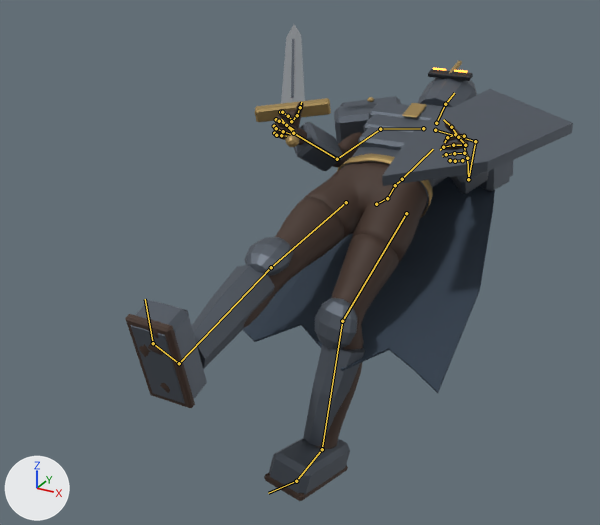
The FBX model MobileGame/Assets/Art/DarkFantasy/Models/Knight_Man.fbx, before and after one commit.
Both versions are drawn from a 50 mm camera at (1.08, -2.53, 1.98) aimed at (-0.24, -0.12, 0.77). Every picture has the same lights, and +X, +Y and +Z are marked at lower left. The picture after the commit comes second. Both versions are drawn at frame 38 of the action 'Knight_ManSkeleton|Death'; the numbers are the values there. The bones that change, and the others that lie on the model, are drawn over the model as lines.

The first picture shows 'Knight_Man'.
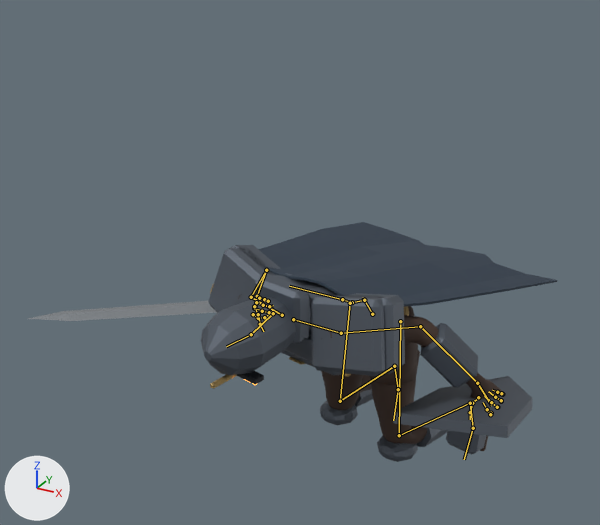
Pixel boxes (x1, y1, x2, y2) of what changed, in the pictures (600 x 525 px):
'Knight_Man', posed (18% wider, 49% shorter): before (125, 25, 573, 501); after (28, 222, 557, 462)
bone 'pelvis', root to tip: before (376, 204) to (389, 197); after (372, 314) to (363, 297)
bone 'spine_01', root to tip: before (387, 198) to (395, 185); after (364, 300) to (352, 302)
bone 'upperarm_l', root to tip: before (475, 141) to (468, 179); after (341, 333) to (420, 326)
bone 'upperarm_r', root to tip: before (380, 129) to (337, 159); after (251, 297) to (266, 270)
bone 'neck_01', root to tip: before (436, 123) to (445, 104); after (273, 313) to (251, 334)
bone 'thigh_l', root to tip: before (406, 213) to (342, 321); after (400, 321) to (399, 435)
bone 'calf_l', root to tip: before (342, 321) to (322, 449); after (399, 435) to (470, 403)
bone 'thigh_r', root to tip: before (346, 202) to (271, 267); after (350, 303) to (340, 401)
bone 'calf_r', root to tip: before (271, 267) to (179, 363); after (340, 401) to (394, 366)

The change, as a list of edits to the scene's bpy script:
```text
Change bone_pelvis:
    where bone_pelvis = bpy.data.objects['Knight_ManSkeleton'].pose.bones['pelvis']  # child of 'Root'
    bone_pelvis.location: (0.0, 0.0, 0.0) -> (0.0, -0.403, -0.15)
    bone_pelvis.rotation_quaternion: (0.793, -0.609, 0.0, 0.0) -> (0.882, 0.459, -0.104, 0.013)  # degrees (-75, 0, 0) -> degrees (55, -11, -4)
Change bone_spine_01:
    where bone_spine_01 = bpy.data.objects['Knight_ManSkeleton'].pose.bones['spine_01']  # child of 'pelvis'
    bone_spine_01.rotation_quaternion: (1.0, 0.0, 0.0, 0.0) -> (0.991, 0.13, 0.0, 0.0)  # degrees (0, 0, 0) -> degrees (15, 0, 0)
Change bone_upperarm_l:
    where bone_upperarm_l = bpy.data.objects['Knight_ManSkeleton'].pose.bones['upperarm_l']  # child of 'clavicle_l'
    bone_upperarm_l.rotation_quaternion: (0.97, -0.012, -0.002, -0.242) -> (0.989, -0.122, -0.055, -0.063)  # degrees (-1, -1, -28) -> degrees (-14, -7, -6)
Change bone_upperarm_r:
    where bone_upperarm_r = bpy.data.objects['Knight_ManSkeleton'].pose.bones['upperarm_r']  # child of 'clavicle_r'
    bone_upperarm_r.rotation_quaternion: (0.97, -0.012, 0.002, 0.242) -> (0.989, -0.122, 0.055, 0.063)  # degrees (-1, 1, 28) -> degrees (-14, 7, 6)
Change bone_neck_01:
    where bone_neck_01 = bpy.data.objects['Knight_ManSkeleton'].pose.bones['neck_01']  # child of 'spine_03'
    bone_neck_01.rotation_quaternion: (1.0, 0.0, 0.0, 0.0) -> (0.985, 0.174, 0.0, 0.0)  # degrees (0, 0, 0) -> degrees (20, 0, 0)
Change bone_thigh_l:
    where bone_thigh_l = bpy.data.objects['Knight_ManSkeleton'].pose.bones['thigh_l']  # child of 'pelvis'
    bone_thigh_l.rotation_quaternion: (0.976, 0.216, 0.0, 0.0) -> (0.887, -0.41, -0.044, 0.208)  # degrees (25, 0, 0) -> degrees (-48, 5, 24)
Change bone_calf_l:
    where bone_calf_l = bpy.data.objects['Knight_ManSkeleton'].pose.bones['calf_l']  # child of 'thigh_l'
    bone_calf_l.rotation_quaternion: (0.94, 0.342, 0.0, 0.0) -> (0.766, 0.639, 0.064, 0.002)  # degrees (40, 0, 0) -> degrees (80, 5, 5)
Change bone_thigh_r:
    where bone_thigh_r = bpy.data.objects['Knight_ManSkeleton'].pose.bones['thigh_r']  # child of 'pelvis'
    bone_thigh_r.rotation_quaternion: (1.0, 0.0, 0.0, 0.0) -> (0.907, -0.374, 0.04, -0.191)  # degrees (0, 0, 0) -> degrees (-44, -4, -22)
Change bone_calf_r:
    where bone_calf_r = bpy.data.objects['Knight_ManSkeleton'].pose.bones['calf_r']  # child of 'thigh_r'
    bone_calf_r.rotation_quaternion: (1.0, 0.0, 0.0, 0.0) -> (0.794, 0.605, -0.06, -0.002)  # degrees (0, 0, 0) -> degrees (75, -5, -4)
```
